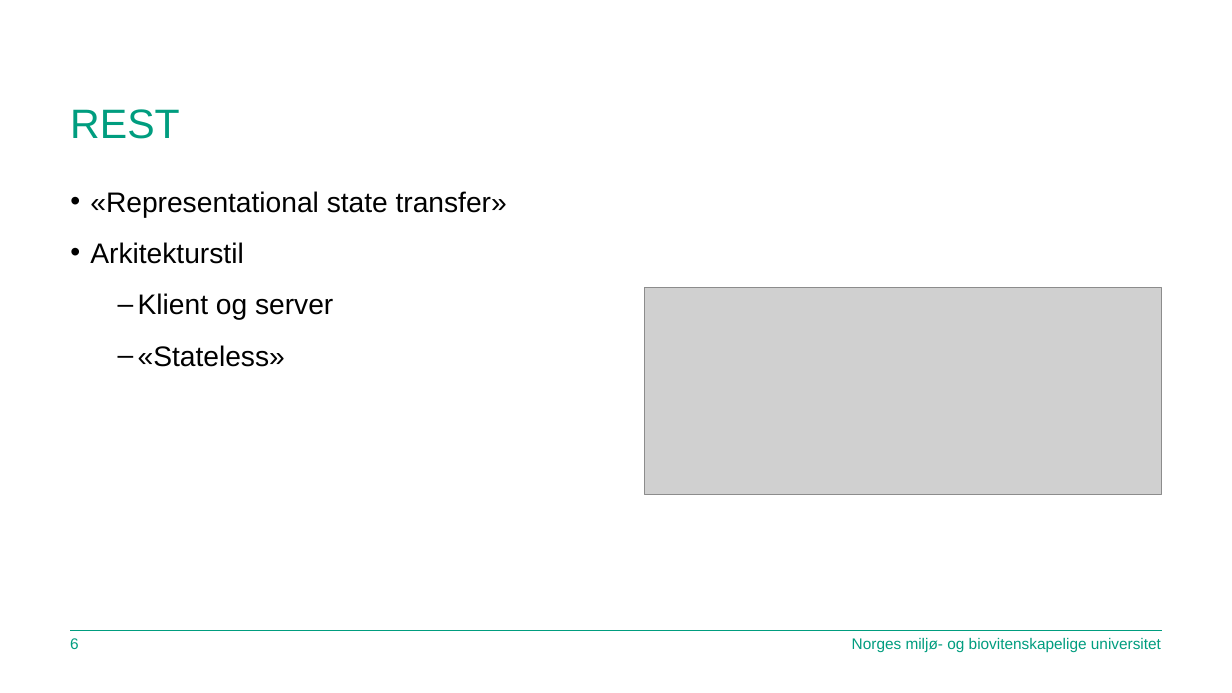
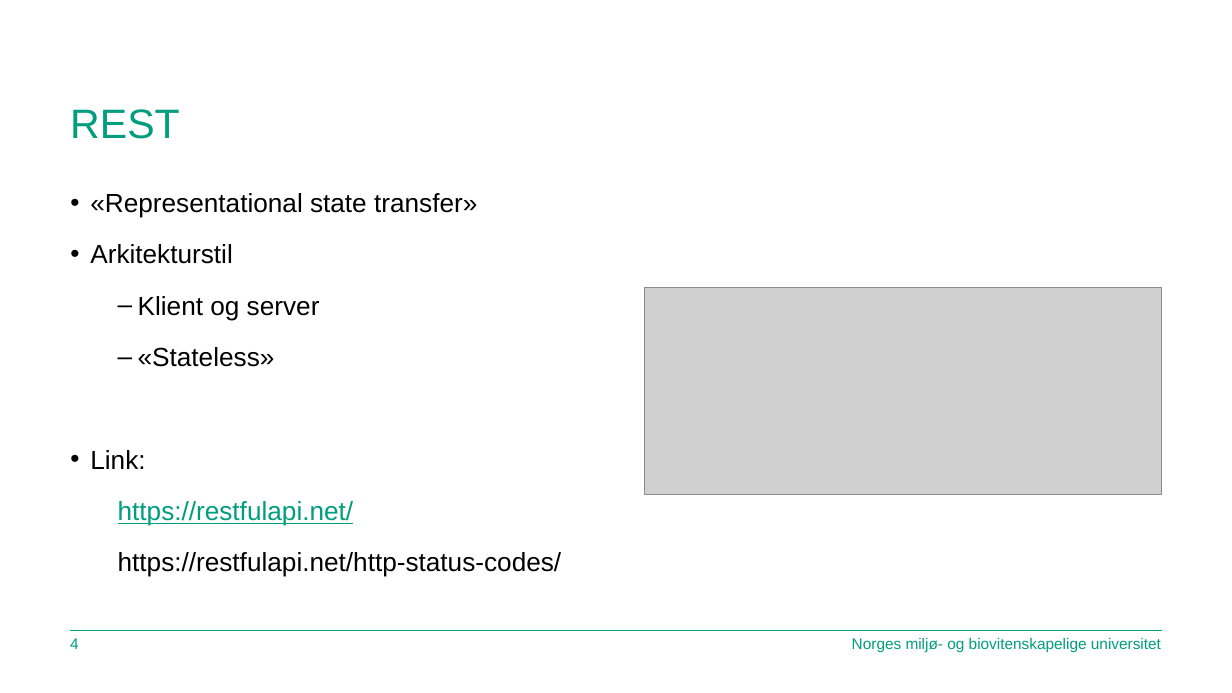
Before and after one commit to Eik-Lab/TIN100_API, a slide deck: slide 5 of 01_API/Presentasjon/01_API.pptx (slide 7 before the commit). Drawn at 1232x693 pixels with LibreOffice and Linux fonts; fonts in the diff are those of the drawing; grey boxes stand for pictures; background and template pictures are left out. Boxes give left, top, right and bottom in pixels: in the first picture for what was removed or moved away, otherwise in the second. Text is boxed around its words. In the diff, an @@ line names an element or a change of style, - is before the commit and + after.

```diff
--- a/01_API/Presentasjon/01_API.pptx
+++ b/01_API/Presentasjon/01_API.pptx
@@ text at (90, 193, 477, 367): size 22 to 20.4 pt in "«Representational state transfer»", "Arkitekturstil", "Klient og server", "«Stateless»" @@
@@ text at (90, 450, 562, 577): paragraphs added @@
+• Link:
+  https://restfulapi.net/
+  https://restfulapi.net/http-status-codes/
@@ page number at (70, 638, 79, 649): text changed @@
-6
+4
```
Also in this commit, not shown: 5 other slides changed, 1 slide removed, 1 other file.
